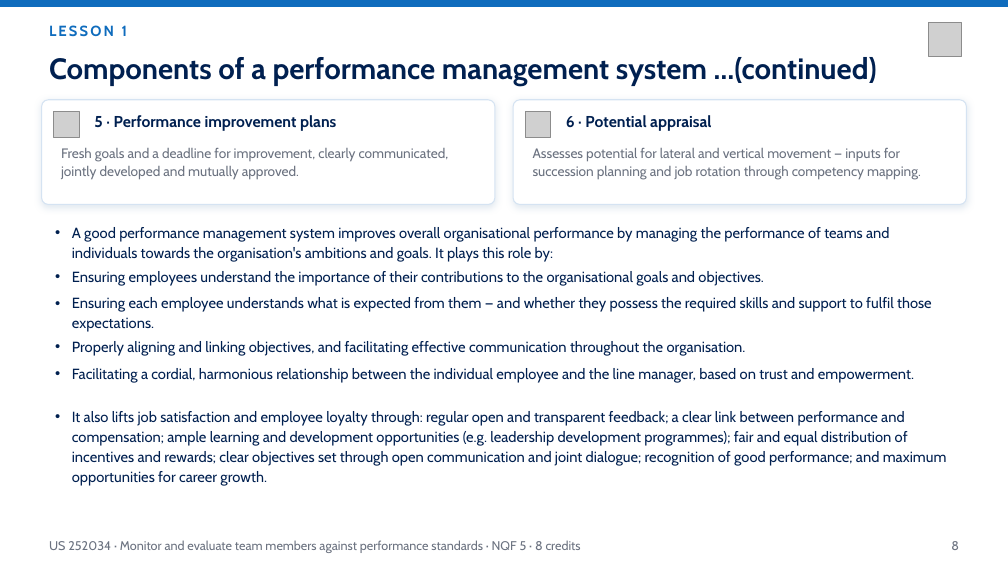
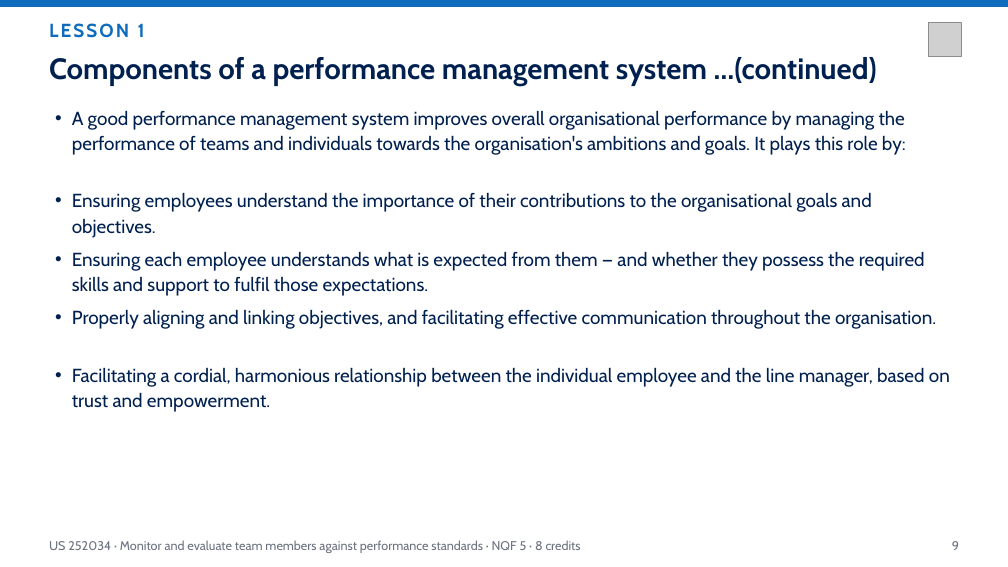
Before and after one commit to andrekyle/ITsystemsupport, a slide deck: slide 9 of public/downloads/US-252034-Monitor-Evaluate-Performance.pptx (slide 8 before the commit). Drawn at 1008x567 pixels with LibreOffice and Linux fonts; fonts in the diff are those of the drawing; grey boxes stand for pictures. Boxes give left, top, right and bottom in pixels: in the first picture for what was removed or moved away, otherwise in the second. Text is boxed around its words. In the diff, an @@ line names an element or a change of style, - is before the commit and + after.

Commit message:
Deck standard: 18pt minimum with measured no-overflow layout, quizzes removed from decks; 252034 regenerated (49 slides / 44 pages)

```diff
--- a/public/downloads/US-252034-Monitor-Evaluate-Performance.pptx
+++ b/public/downloads/US-252034-Monitor-Evaluate-Performance.pptx
@@ rounded rectangle removed at (42, 100, 495, 205) @@
@@ size 14 to 18 pt in 6 elements at (49, 23, 145, 38), (72, 367, 950, 412), (72, 309, 936, 329), (72, 251, 925, 296), (72, 192, 872, 238), (72, 110, 906, 155) @@
@@ text "A good performance management system ...": place and size @@
-text "A good performance management system ..." at (72, 227, 889, 262)
+text "A good performance management system ..." at (72, 110, 906, 155)
@@ picture removed at (54, 112, 79, 138) @@
@@ text removed at (94, 115, 336, 131) @@
-5 · Performance improvement plans
@@ rounded rectangle removed at (513, 100, 967, 205) @@
@@ picture removed at (526, 112, 551, 138) @@
@@ text removed at (566, 115, 711, 131) @@
-6 · Potential appraisal
@@ text removed at (61, 148, 449, 180) @@
-Fresh goals and a deadline for improvement, clearly communicated, jointly developed and mutually approved.
@@ text removed at (533, 148, 921, 180) @@
-Assesses potential for lateral and vertical movement — inputs for succession planning and job rotation through competency mapping.
@@ text "Ensuring employees understand the importance ...": place and size @@
-text "Ensuring employees understand the importance ..." at (72, 271, 763, 286)
+text "Ensuring employees understand the importance ..." at (72, 192, 872, 238)
@@ text "Ensuring each employee understands what ...": place and size @@
-text "Ensuring each employee understands what ..." at (72, 297, 932, 332)
+text "Ensuring each employee understands what ..." at (72, 251, 925, 296)
@@ text "Properly aligning and linking objectives, ...": place and size @@
-text "Properly aligning and linking objectives, ..." at (72, 341, 746, 356)
+text "Properly aligning and linking objectives, ..." at (72, 309, 936, 329)
@@ text removed at (72, 411, 947, 486) @@
-• It also lifts job satisfaction and employee loyalty through: regular open and transparent feedback; a clear link between performance and compensation; ample learning and development opportunities (e.g. leadership development programmes); fair and equal distribution of incentives and rewards; clear objectives set through open communication and joint dialogue; recognition of good performance; and maximum opportunities for career growth.
@@ text at (952, 541, 959, 550): text changed @@
-8
+9
```
Also in this commit, not shown: 32 other slides changed, 15 slides added, 34 slides removed, 4 other files.
